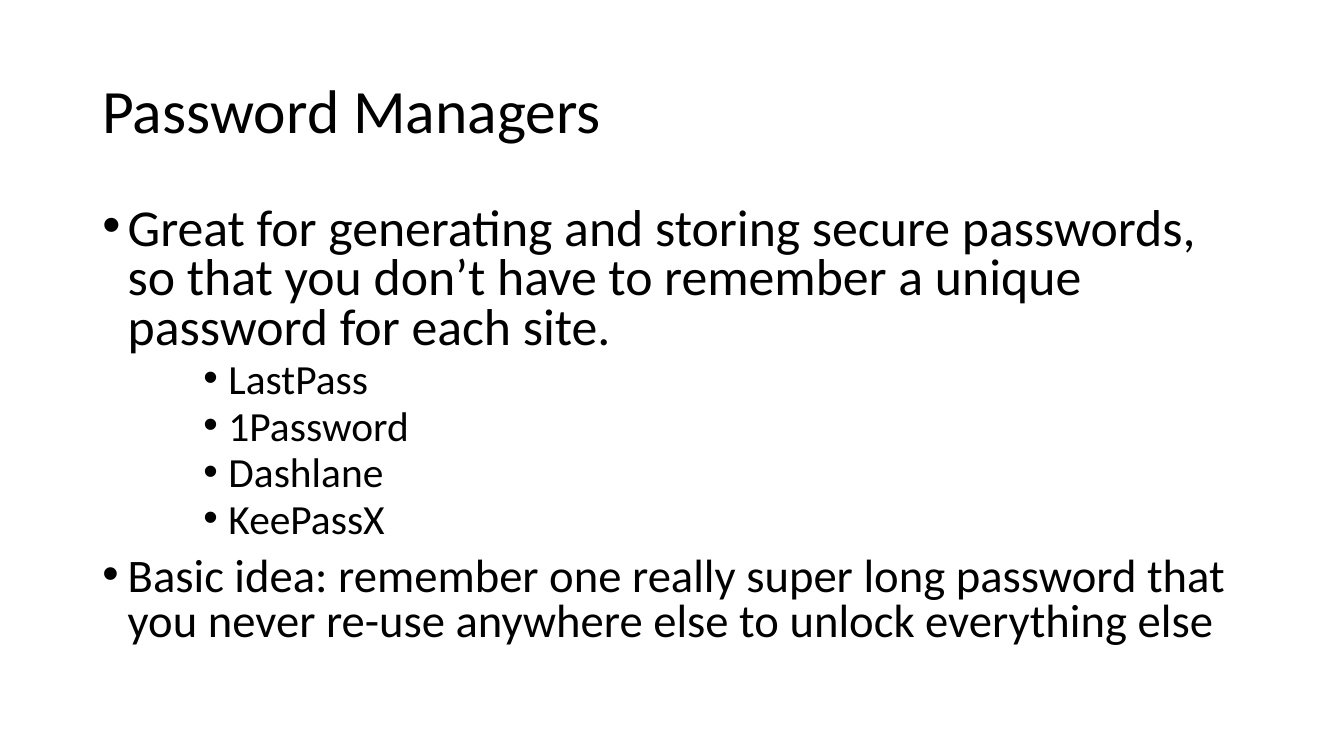
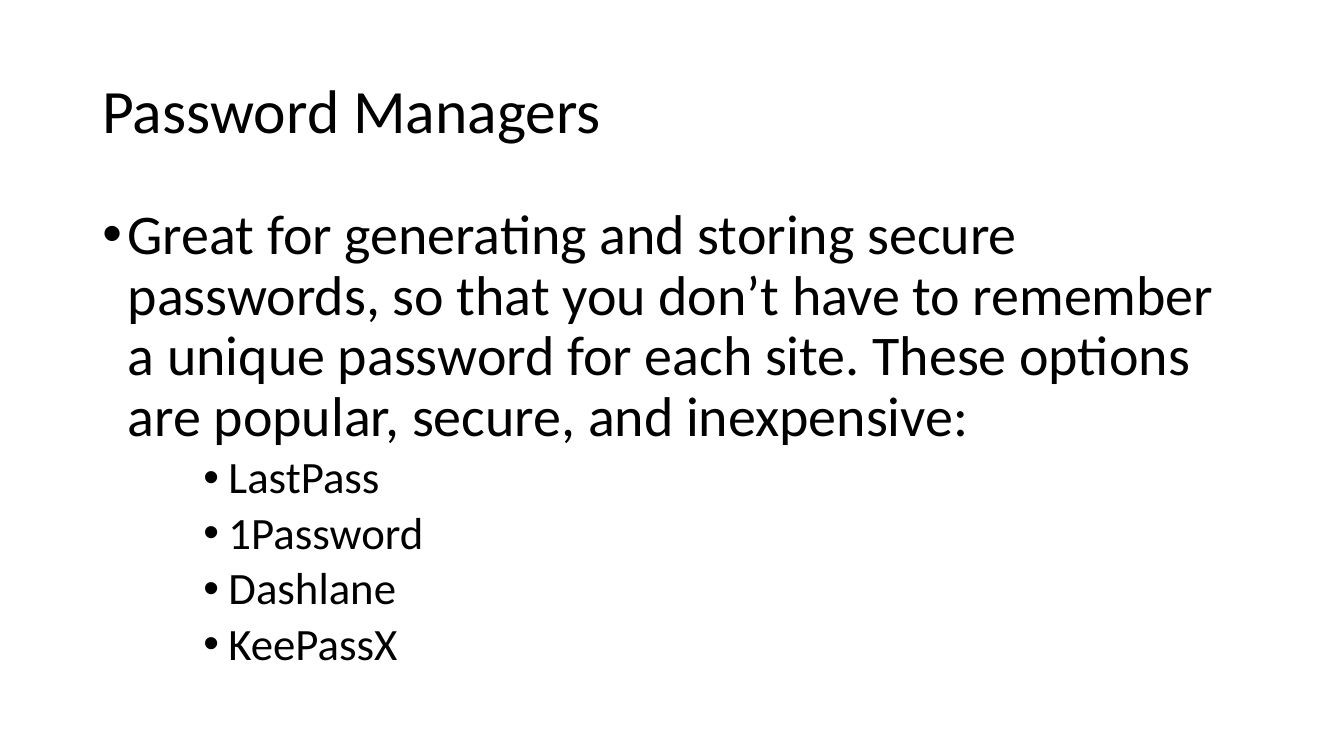
Before and after one commit to williamadba/Public-Presentations, a slide deck: slide 8 of Personal Practical Cybersecurity/Personal Practical Cybersecurity.pptx (slide 9 before the commit). Drawn at 1344x756 pixels with LibreOffice and Linux fonts; fonts in the diff are those of the drawing. Boxes give left, top, right and bottom in pixels: in the first picture for what was removed or moved away, otherwise in the second. Text is boxed around its words. In the diff, an @@ line names an element or a change of style, - is before the commit and + after.

```diff
--- a/Personal Practical Cybersecurity/Personal Practical Cybersecurity.pptx
+++ b/Personal Practical Cybersecurity/Personal Practical Cybersecurity.pptx
@@ text at box(128, 215, 1213, 445): text changed; size 37 to 40 pt @@
-• Great for generating and storing secure passwords, so that you don’t have to remember a unique password for each site.
+• Great for generating and storing secure passwords, so that you don’t have to remember a unique password for each site. These options are popular, secure, and inexpensive:
@@ text at box(228, 464, 423, 661): size 29.6 to 32 pt in "LastPass", "1Password", "Dashlane", "KeePassX"; line spacing 0.8 to 0.9 @@
@@ text at box(128, 559, 1225, 645): paragraph removed @@
-• Basic idea: remember one really super long password that you never re-use anywhere else to unlock everything else
```
Also in this commit, not shown: 18 other slides changed, 1 slide added, 1 slide removed.
